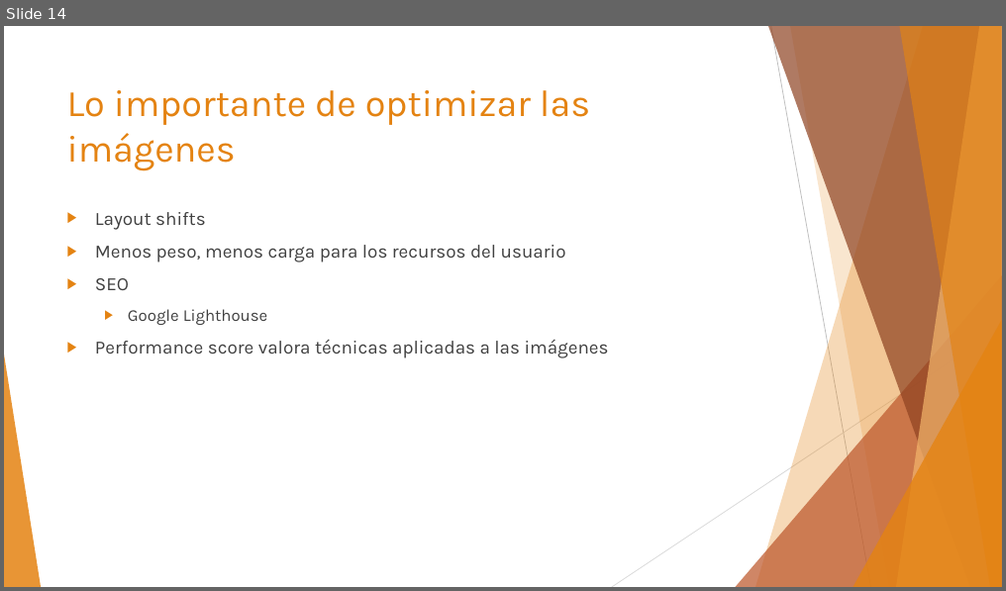
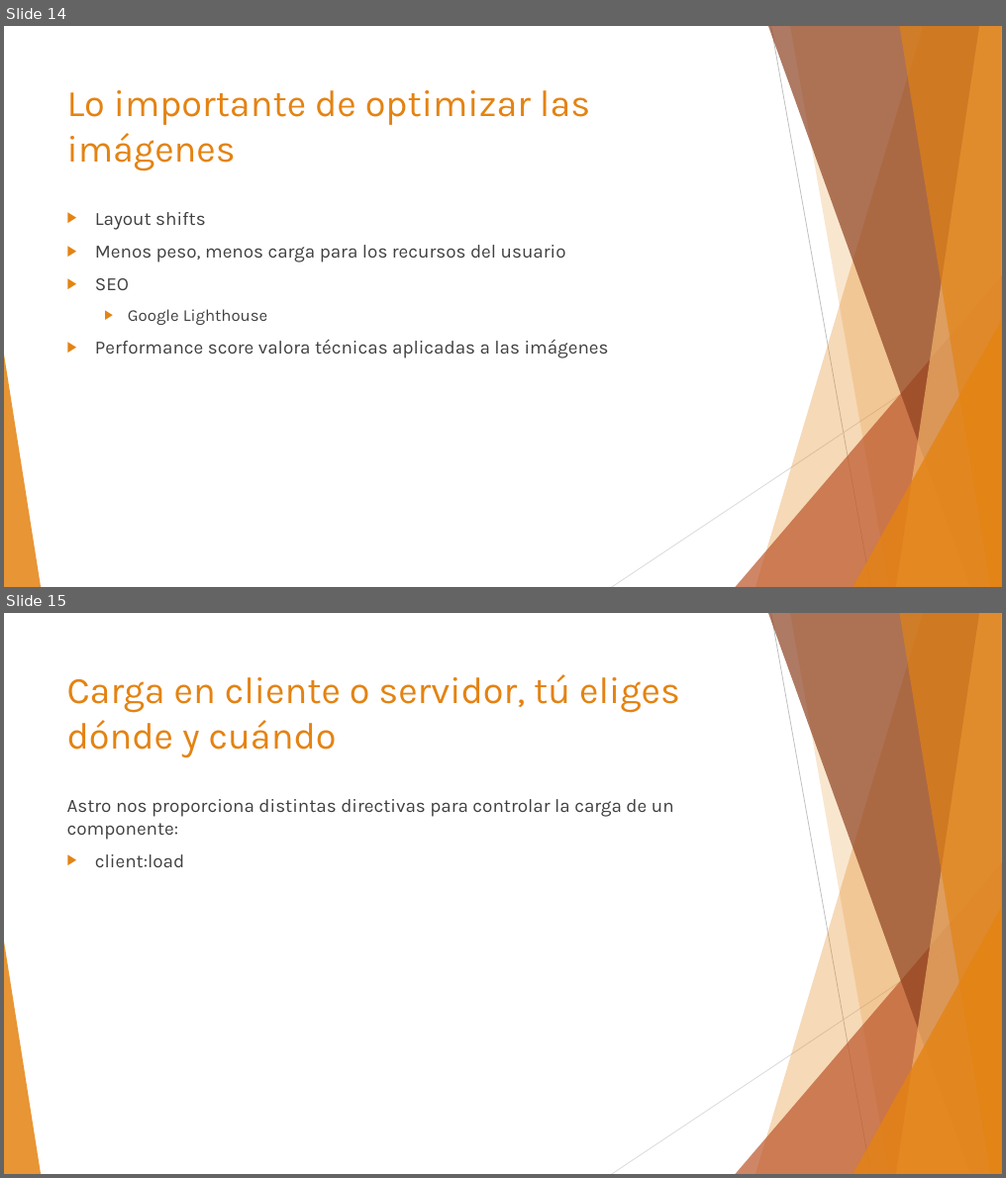
Before and after one commit to jofaval/talks-about, a slide deck: frontend/astro/rocket-man-an-astro-introduction/rocket-man-an-astro-introduction.es.slides.pptx. Shown one above the other, each under a label of ours: slide 14 before the commit, slides 14 and 15 after it. The pictures are 1006x591 and 1006x1178 pixels, drawn with LibreOffice and Linux fonts; fonts in the diff are those of the drawing. Boxes give left, top, right and bottom in pixels: in the first picture for what was removed or moved away, otherwise in the second. Text is boxed around its words. In the diff, an @@ line names an element or a change of style, - is before the commit and + after.

```diff
--- a/frontend/astro/rocket-man-an-astro-introduction/rocket-man-an-astro-introduction.es.slides.pptx
+++ b/frontend/astro/rocket-man-an-astro-introduction/rocket-man-an-astro-introduction.es.slides.pptx
@@ slide 15 added at (4,613,1002,1174), background #FFFFFF; not listed: 10 template elements that a slide beside it also shows @@
@@ title added at (67,674,680,758), 36 pt, text #E48312 @@
+Carga en cliente o servidor, tú eliges dónde y cuándo
@@ text added at (67,799,674,867), 18 pt, text #404040 @@
+Astro nos proporciona distintas directivas para controlar la carga de un componente:
+▶ client:load
```
Also in this commit, not shown: 4 slides changed, 2 other files.
